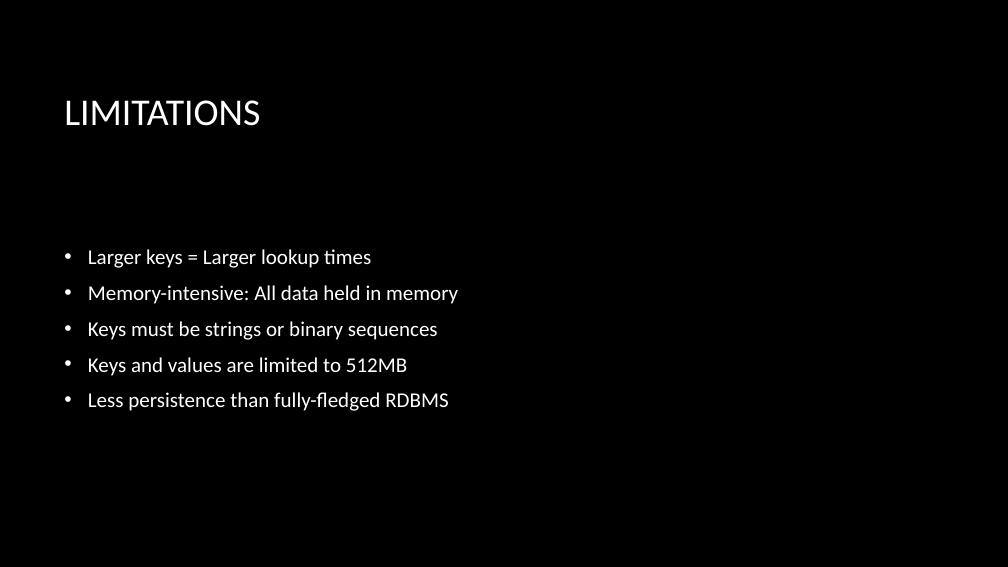
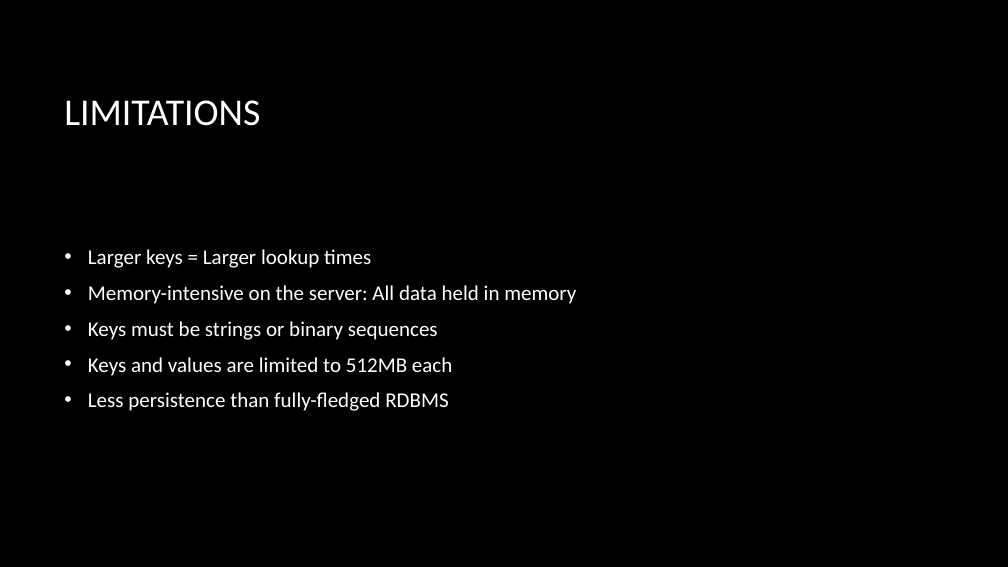
Before and after one commit to zoldham/Redis-Intro, a slide deck: slide 4 of Presenters/Presentation.pptx. Drawn at 1008x567 pixels with LibreOffice and Linux fonts; fonts in the diff are those of the drawing; background and template pictures are left out. Boxes give left, top, right and bottom in pixels: in the first picture for what was removed or moved away, otherwise in the second. Text is boxed around its words. In the diff, an @@ line names an element or a change of style, - is before the commit and + after.

```diff
--- a/Presenters/Presentation.pptx
+++ b/Presenters/Presentation.pptx
@@ text at box(88, 285, 576, 304): text changed @@
-• Memory-intensive: All data held in memory
+• Memory-intensive on the server: All data held in memory
@@ text at box(88, 357, 452, 376): text changed @@
-• Keys and values are limited to 512MB
+• Keys and values are limited to 512MB each
```
Also in this commit, not shown: 3 other slides changed, 2 other files.
